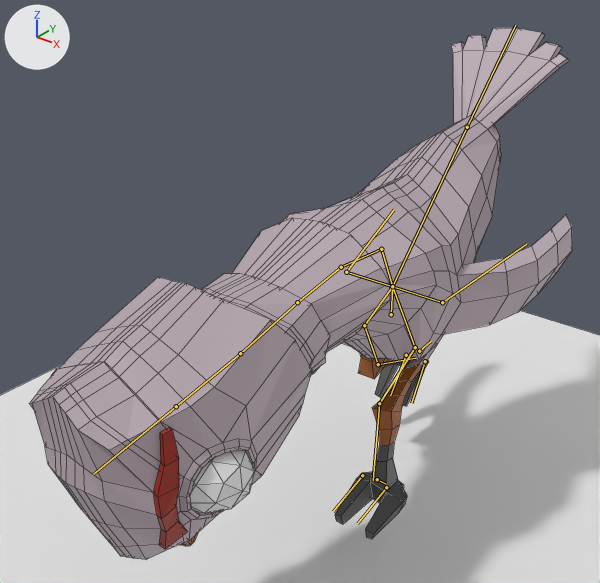
Two versions of the Blender file Karim/Chicken/ChickenRunAttack.blend, one commit apart.
Rendered twice from a 50 mm lens placed at (2.83, -4.58, 4.3), pointed at (-0.25, -0.72, 1.91). Every picture has the same lights, and +X, +Y and +Z are marked at upper left. Both versions are drawn at frame 29 of the action 'MetarigAction'; the numbers are the values there. The bones that bend it are drawn over the model as lines. Mesh edges are drawn as thin lines.

The first picture shows 'Plane', 'chicken(enemy).001'.
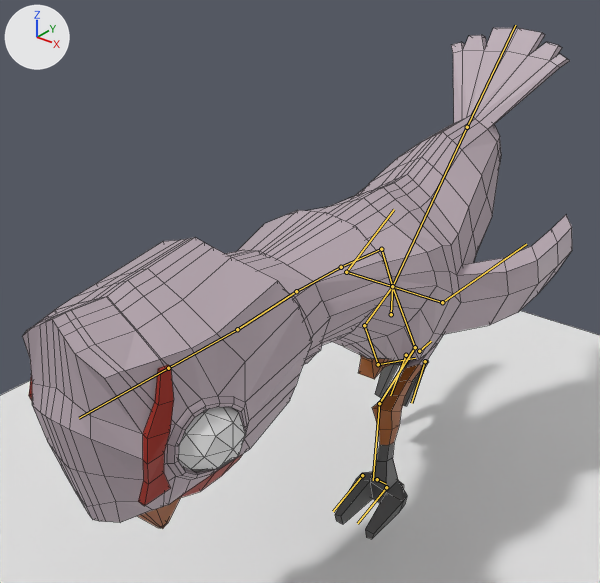
Changed parts and their boxes (x1, y1, x2, y2) in the pictures (600 x 583 px):
'chicken(enemy).001', posed: before (30, 28, 572, 559); after (22, 28, 572, 539)
bone 'Spine03', root to tip: before (341, 267) to (297, 302); after (341, 267) to (296, 291)

Edits to the bpy script that builds the scene:
```text
Change bone_spine03:
    where bone_spine03 = bpy.data.objects['Metarig'].pose.bones['Spine03']  # child of 'Spine02'
    bone_spine03.rotation_quaternion: (0.873, 0.488, 0.0, 0.0) -> (0.912, 0.411, 0.0, 0.0)  # degrees (58, 0, 0) -> degrees (48, 0, 0)
```
